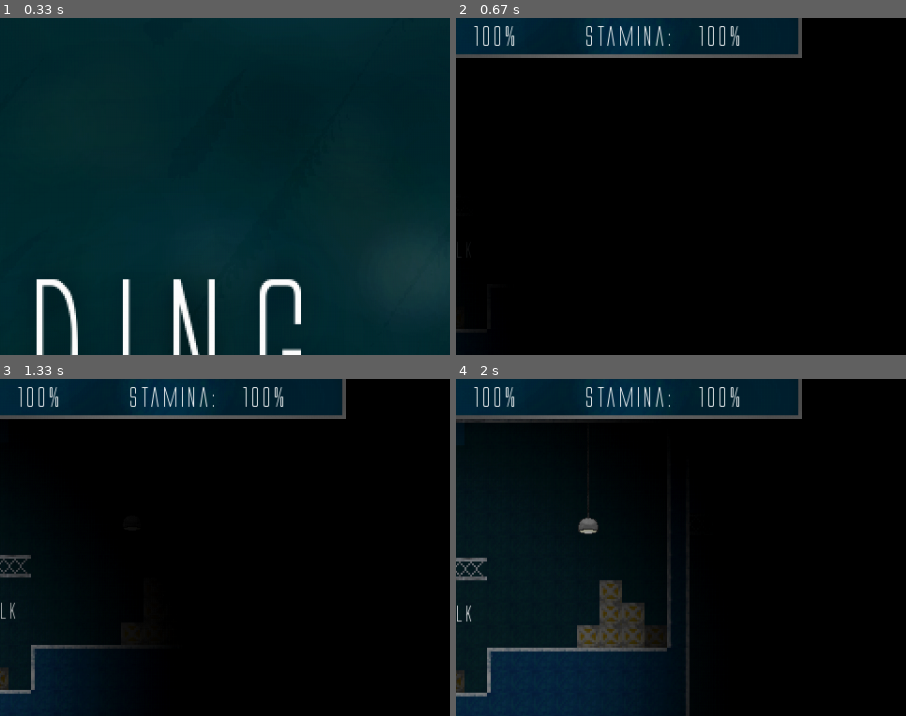
Above: before the commit, frames 1-4 (two rows, left to right).
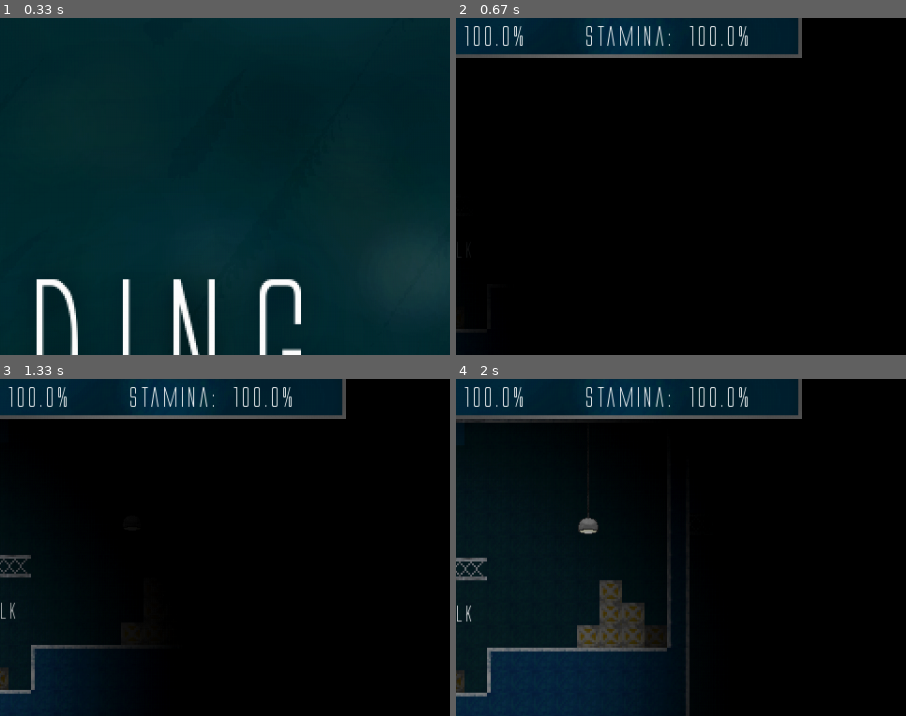
Above: after the commit, the same moments.

Repository: Sigton/stealth
Game: pygame game, started from source/main.py
The game is run twice, just before and just after one commit, with the same random seed, the same clock (stepped at 60 frames per second) and the same inputs.
Inputs (mouse positions are % of the whole screen's width and height, from its top left):
- Up to frame 1 (0.33 s): no input
- Up to frame 2 (0.67 s): click (50, 50) at 0.38 s
- Up to frame 3 (1.33 s): hold Right 0.67-1.13 s; move the mouse to (46, 54) at 0.7 s; hold Up from 1.17 s (still down); move the mouse to (82, 47) at 1.2 s
- Up to frame 4 (2 s): release Up at 1.47 s; hold Right 1.5-1.97 s; move the mouse to (50, 56) at 1.53 s
The pictures show only the part of the screen within x 37-87%, y 1-51%; the shares and areas given below are measured in that part.

Frame 1 is identical in both runs. In frame 2, 0.8% of the frame differs, in the area x 1-65%, y 2-9%; in frame 3, 0.8%; in frame 4, 0.8%.

Commit message:
Fixed rounding issues

Diff:
--- a/source/hud.py
+++ b/source/hud.py
@@ -52,8 +52,8 @@
 
     def update(self):
 
-        self.health_num.update_text(str(self.player.health) + "%")
-        self.stamina_num.update_text(str(self.player.stamina) + "%")
+        self.health_num.update_text("{0:.1f}%".format(round(self.player.health, 1)))
+        self.stamina_num.update_text("{0:.1f}%".format(round(self.player.stamina, 1)))
 
         if self.player.rect.y > 200:
             self.rect.y = 0
